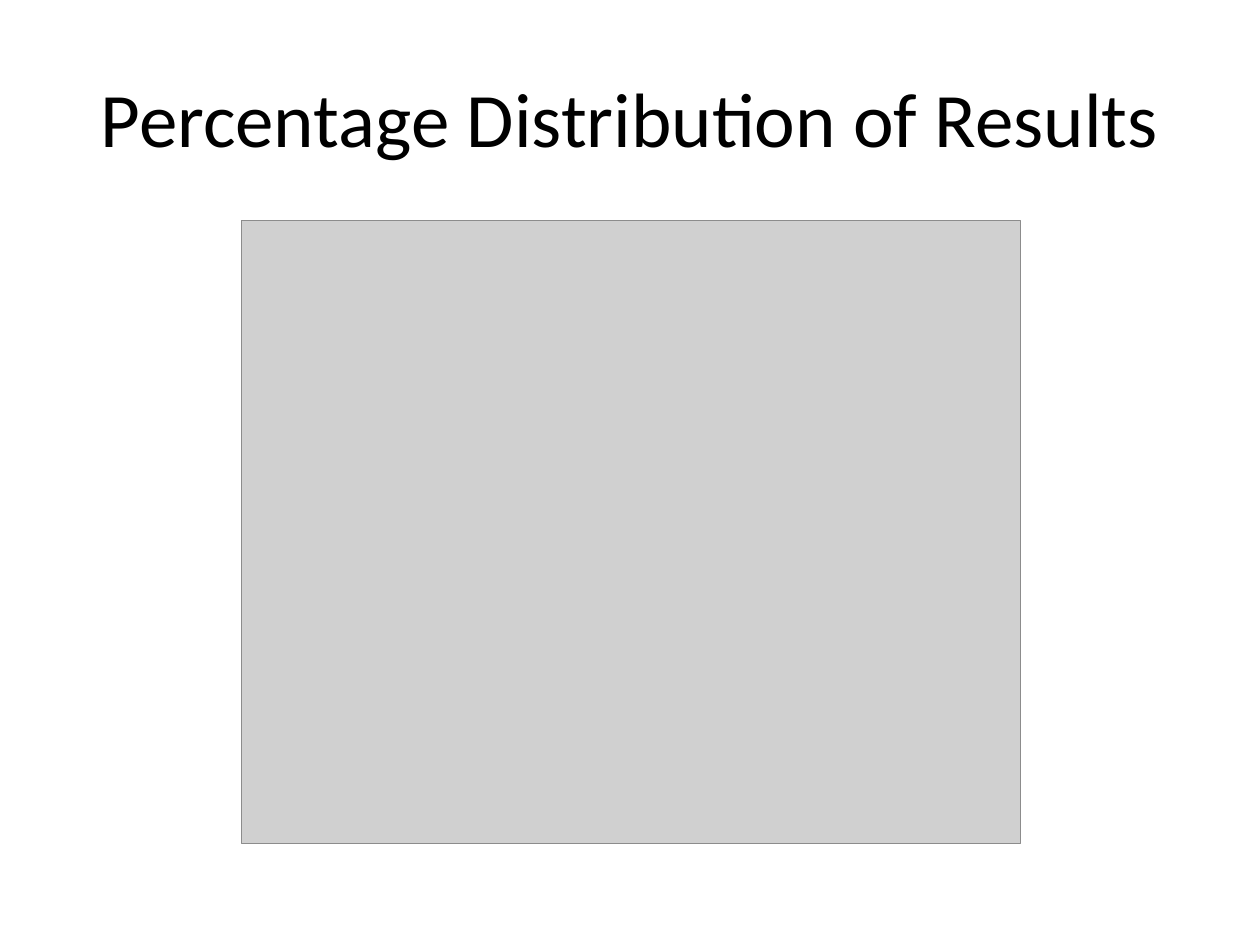
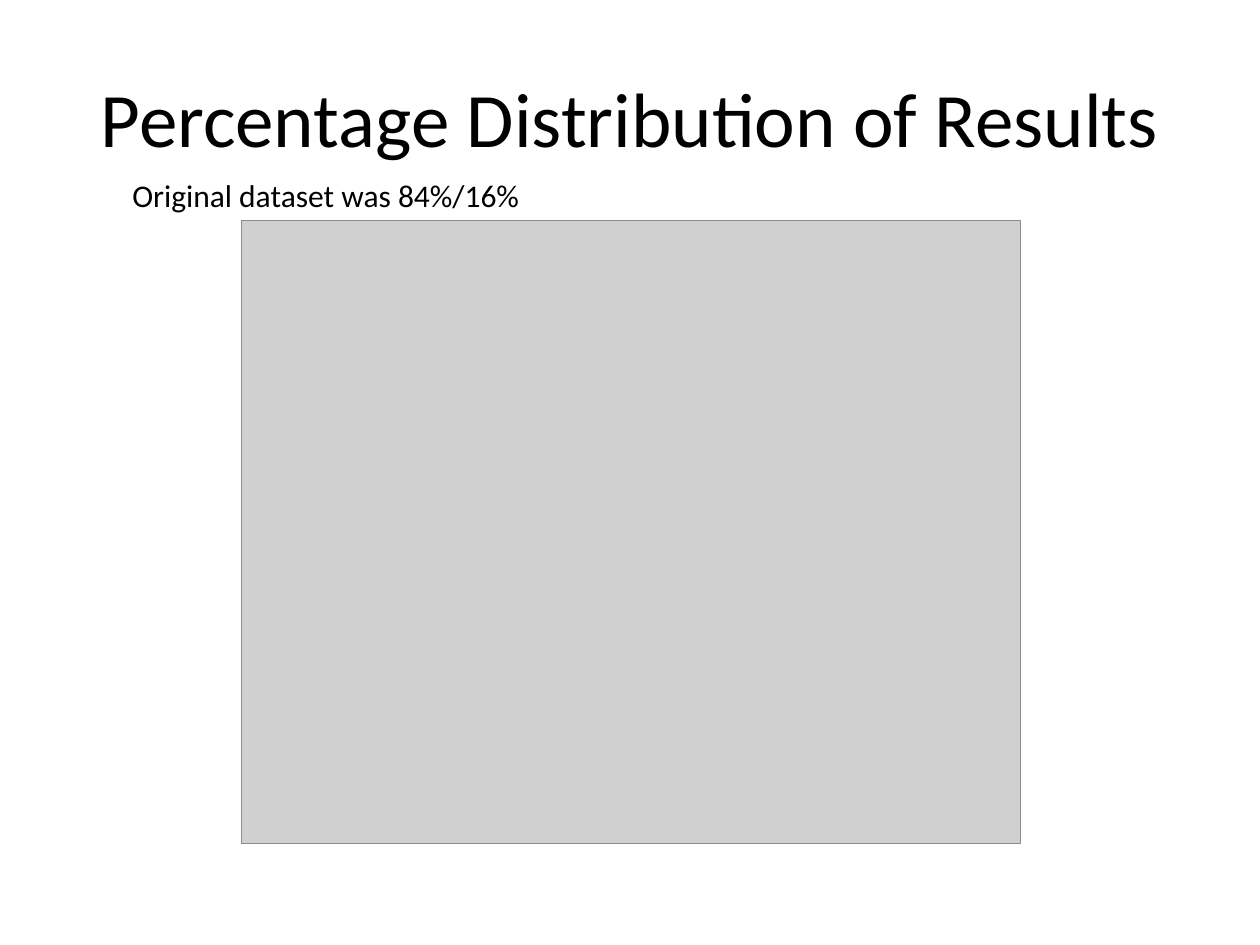
Before and after one commit to msherga/CaseStudy2DDS, a slide deck: slide 3 of Slides/casestudy2ppt.pptx (slide 8 before the commit). Drawn at 1260x945 pixels with LibreOffice and Linux fonts; fonts in the diff are those of the drawing; grey boxes stand for pictures. Boxes give left, top, right and bottom in pixels: in the first picture for what was removed or moved away, otherwise in the second. Text is boxed around its words. In the diff, an @@ line names an element or a change of style, - is before the commit and + after.

```diff
--- a/Slides/casestudy2ppt.pptx
+++ b/Slides/casestudy2ppt.pptx
@@ text added at (x1=132, y1=185, x2=519, y2=213), 18 pt, text #000000 @@
+Original dataset was 84%/16%
```
Also in this commit, not shown: 6 other slides changed, 3 slides added, 6 slides removed, 14 other files.
